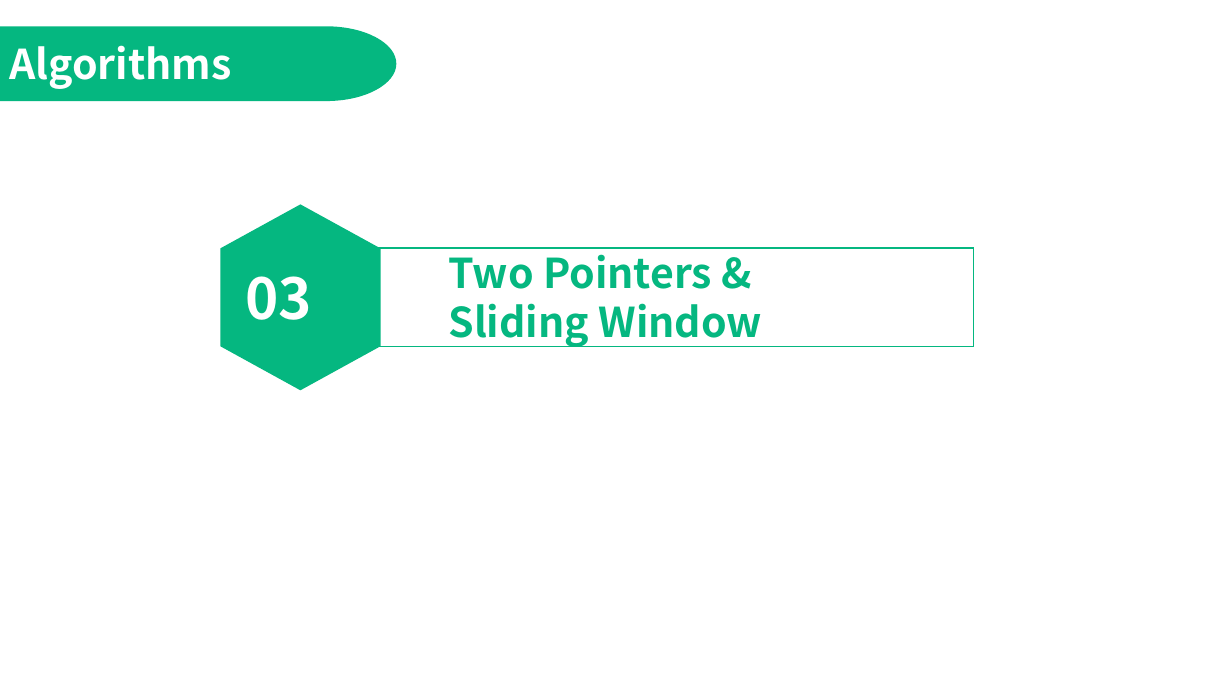
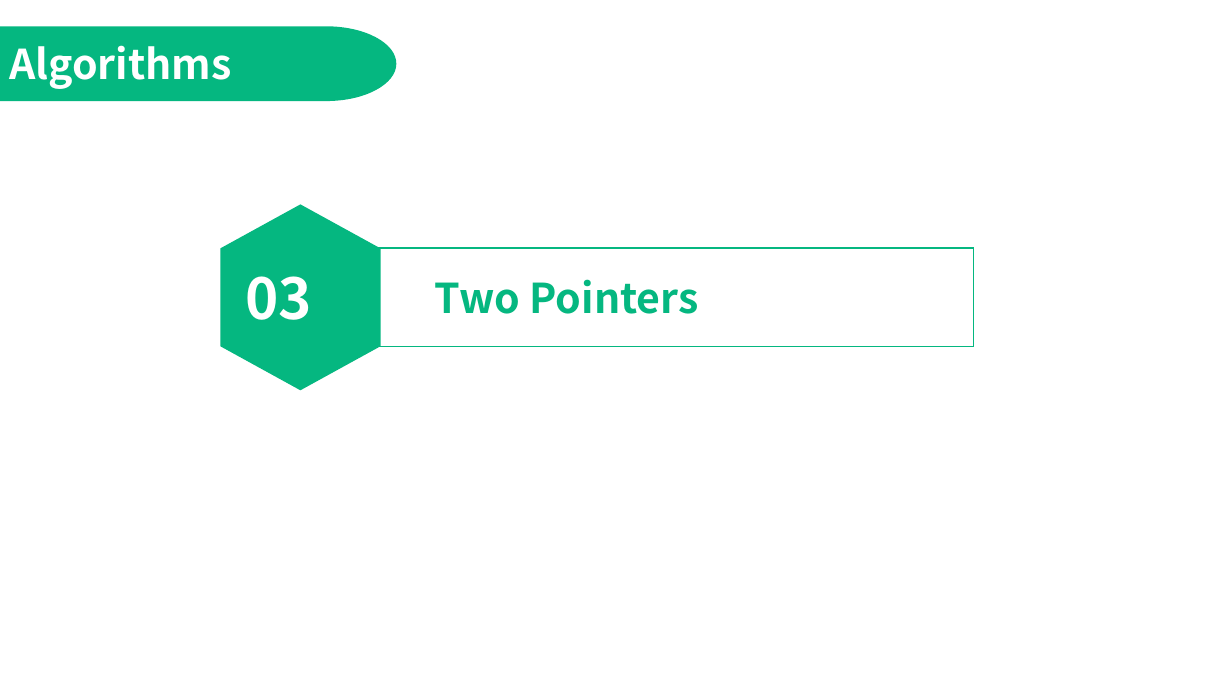
Before and after one commit to jimmyyih518/DSA2022Fall, a slide deck: slide 14 of week6/week6_slides.pptx. Drawn at 1232x693 pixels with LibreOffice and Linux fonts; fonts in the diff are those of the drawing. Boxes give left, top, right and bottom in pixels: in the first picture for what was removed or moved away, otherwise in the second. Text is boxed around its words. In the diff, an @@ line names an element or a change of style, - is before the commit and + after.

```diff
--- a/week6/week6_slides.pptx
+++ b/week6/week6_slides.pptx
@@ text at (435,279,699,314): text changed @@
-Two Pointers &
-Sliding Window
+Two Pointers
```
Also in this commit, not shown: 11 other slides changed, 9 other files.
